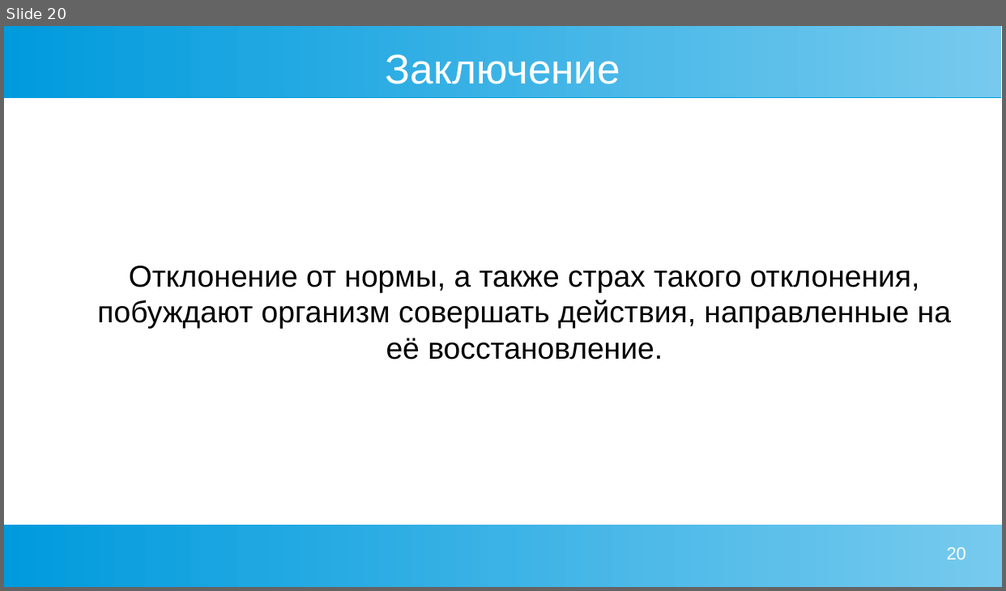
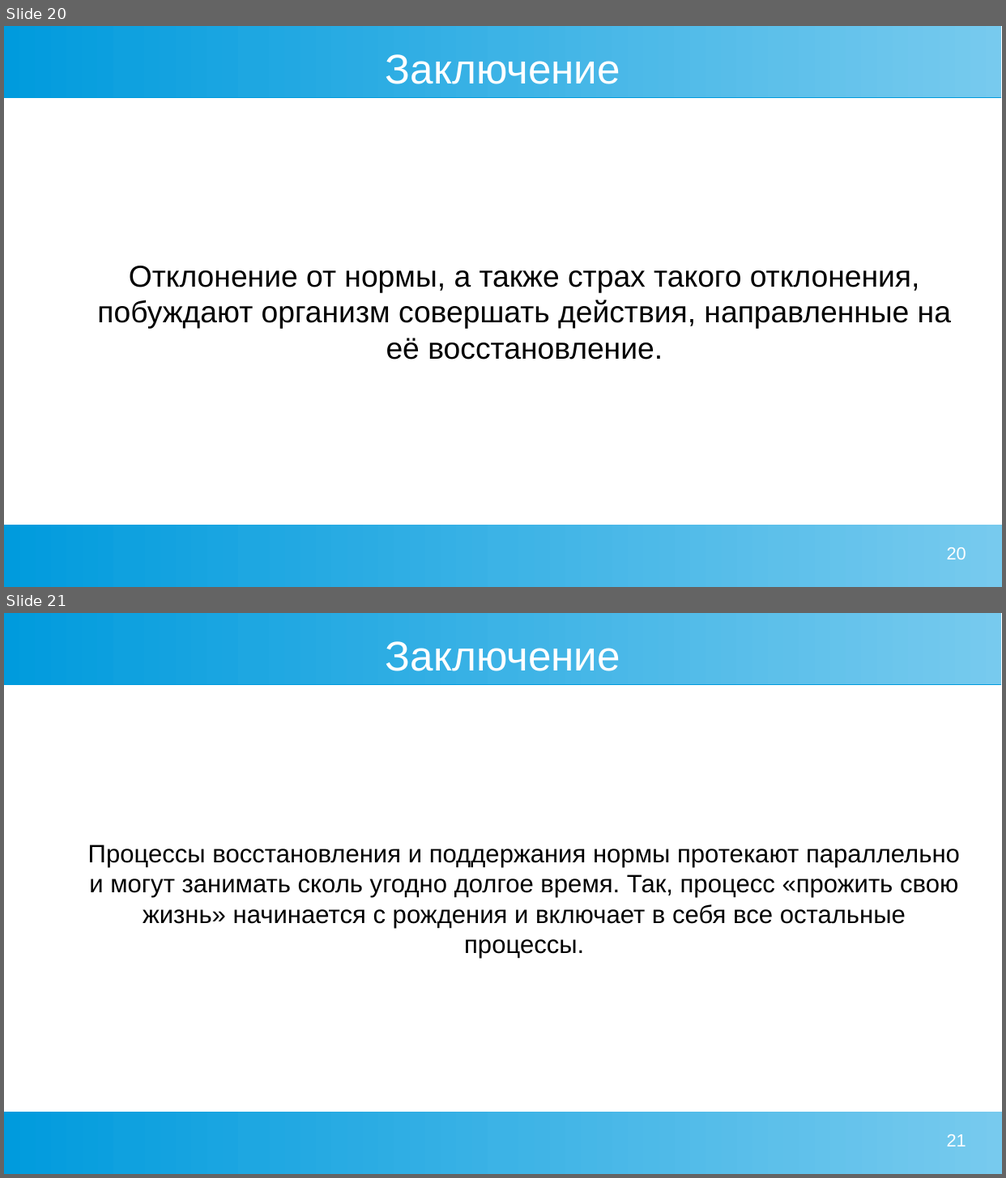
Before and after one commit to Chularev/articles, a slide deck: Psychology/2. гомеостаз и мотивация.odp. Shown one above the other, each under a label of ours: slide 20 before the commit, slides 20 and 21 after it. The pictures are 1006x591 and 1006x1178 pixels, drawn with LibreOffice and Linux fonts; fonts in the diff are those of the drawing. Boxes give left, top, right and bottom in pixels: in the first picture for what was removed or moved away, otherwise in the second. Text is boxed around its words. In the diff, an @@ line names an element or a change of style, - is before the commit and + after.

```diff
--- a/Psychology/2. гомеостаз и мотивация.odp
+++ b/Psychology/2. гомеостаз и мотивация.odp
@@ slide 21 added at (4, 613, 1002, 1174), background #FFFFFF; not listed: 2 template elements that a slide beside it also shows @@
@@ title added at (386, 641, 620, 671), 33 pt, text #FFFFFF @@
+Заключение
@@ text added at (88, 845, 960, 958), 20 pt, text #000000 @@
+Процессы восстановления и поддержания нормы протекают параллельно и могут занимать сколь угодно долгое время. Так, процесс «прожить свою жизнь» начинается с рождения и включает в себя все остальные процессы.
@@ page number added at (947, 1135, 966, 1147), 14 pt, text #FFFFFF @@
+21
```
Also in this commit, not shown: 1 slide changed, 3 other slides added, 1 slide removed.
